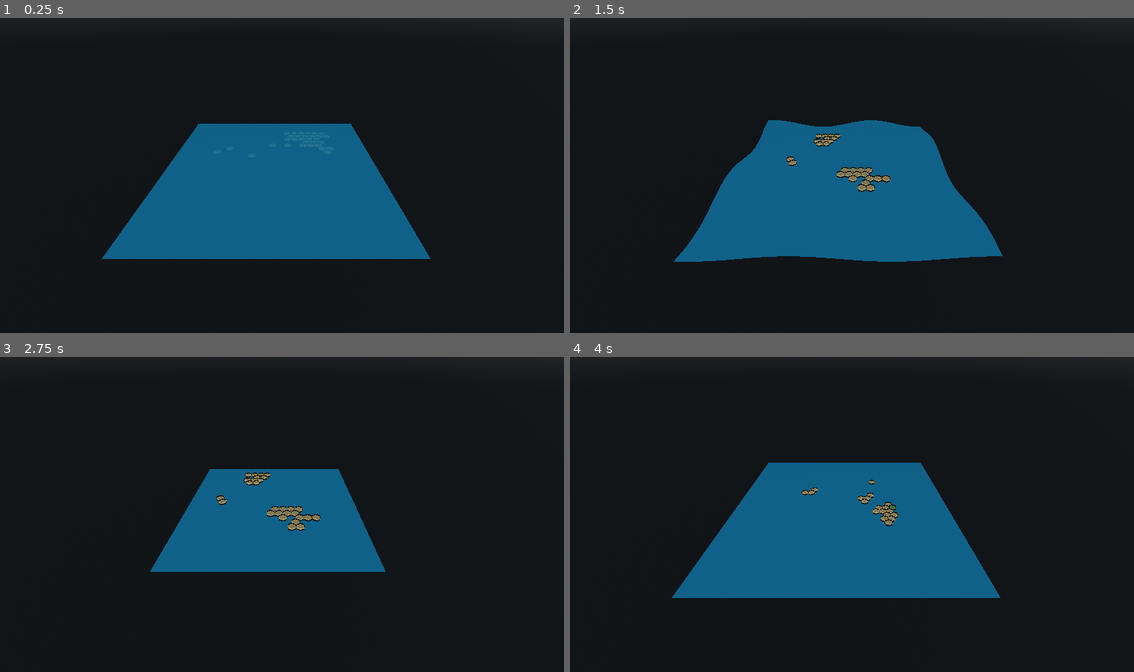
Above: before the commit, frames 1-4 (two rows, left to right).
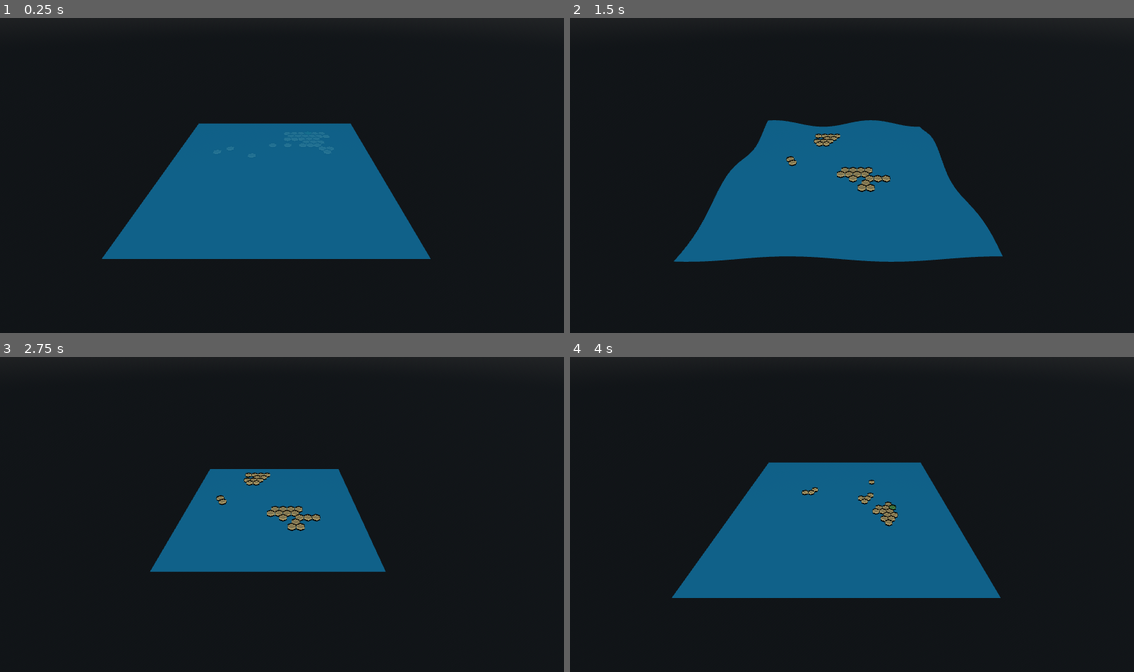
Above: after the commit, the same moments.

Repository: rfdickerson/new-game-project
Game: Godot game, scene res://node_3d.tscn
Two runs of this game, one before a commit and one after it. Both use one fixed random seed, a clock stepped at 60 frames per second and the inputs below.
Inputs:
- Up to frame 1 (0.25 s): no input
- Up to frame 2 (1.5 s): tap Enter at 0.5 s; hold W 0.53-1.28 s; tap 1 at 0.6 s; hold A from 1.28 s (still down); tap 2 at 1.35 s
- Up to frame 3 (2.75 s): release A at 2.03 s; hold W from 2.03 s (still down); tap 3 at 2.1 s
- Up to frame 4 (4 s): tap Space at 2.75 s; tap 4 at 2.85 s; tap Enter at 3.5 s; release W at 3.53 s; hold A from 3.53 s (still down); tap R at 3.6 s

The runs differ from the first frame. In frame 1, 0.2% of the frame differs, in the area x 18-77%, y 33-77%; in frame 2, 0.4%, in the area x 18-77%, y 32-78%; in frame 3, 0.3%; in frame 4, 0.3%.

Commit message:
add MSAA

Diff:
--- a/project.godot
+++ b/project.godot
@@ -14,3 +14,7 @@
 run/main_scene="res://node_3d.tscn"
 config/features=PackedStringArray("4.5", "Forward Plus")
 config/icon="res://icon.svg"
+
+[rendering]
+
+anti_aliasing/quality/msaa_3d=1
